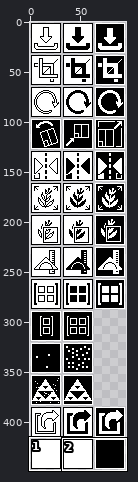
Pixel-art file -- assets/gui/result_buttons.aseprite. Above, an overview of the earlier version with the close-up marked.
Close-up. Before the edit:
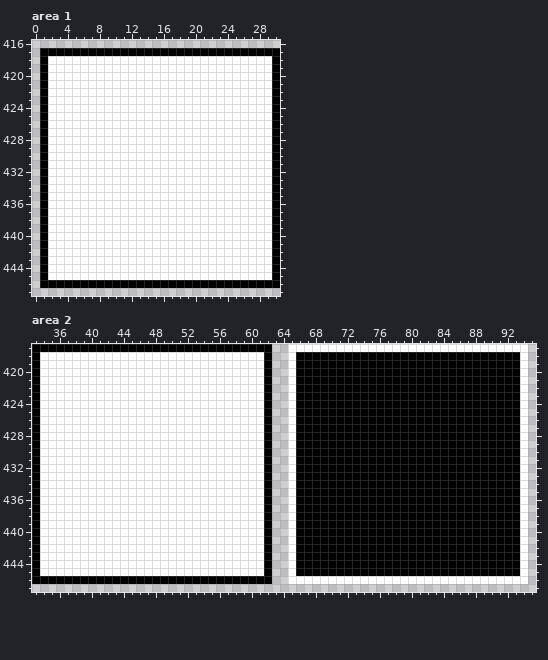
96x448 pixels, 1 frame. Shown: area 1: x 0..30, y 416..447; area 2: x 33..95, y 417..447.
New version:
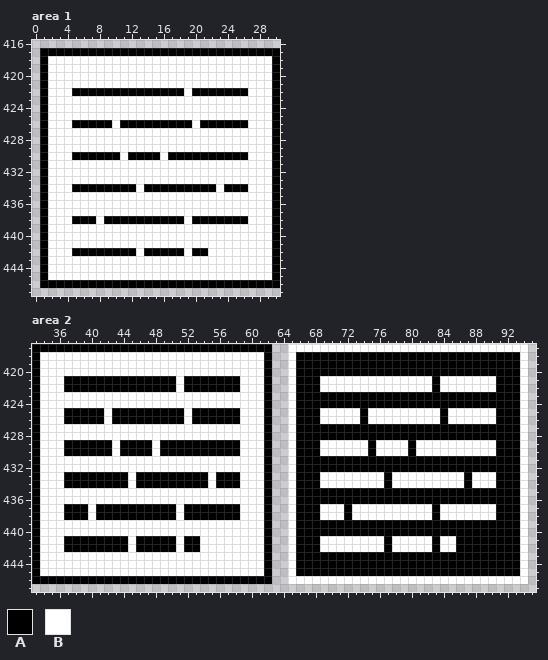
Palette (. is transparent): A #000000  B #ffffff
Difference:
Area 1, layer "pic":
The edit turns colour B into colour A in row 422 at x 5 to 18 and 20 to 26; in row 426 at x 5 to 9, 11 to 19 and 21 to 26; in row 430 at x 5 to 10, 12 to 15 and 17 to 26; in row 434 at x 5 to 12, 14 to 22 and 24 to 26; in row 438 at x 5 to 7, 9 to 18 and 20 to 26; in row 442 at x 5 to 12, 14 to 18 and 20 to 21.
Area 2, layer "pic":
The edit turns colour B into colour A in rows 421 to 422 at x 37 to 50 and 52 to 58; in rows 425 to 426 at x 37 to 41, 43 to 51 and 53 to 58; in rows 429 to 430 at x 37 to 42, 44 to 47 and 49 to 58; in rows 433 to 434 at x 37 to 44, 46 to 54 and 56 to 58; in rows 437 to 438 at x 37 to 39, 41 to 50 and 52 to 58; in rows 441 to 442 at x 37 to 44, 46 to 50 and 52 to 53.
The edit turns colour A into colour B in rows 421 to 422 at x 69 to 82 and 84 to 90; in rows 425 to 426 at x 69 to 73, 75 to 83 and 85 to 90; in rows 429 to 430 at x 69 to 74, 76 to 79 and 81 to 90; in rows 433 to 434 at x 69 to 76, 78 to 86 and 88 to 90; in rows 437 to 438 at x 69 to 71, 73 to 82 and 84 to 90; in rows 441 to 442 at x 69 to 76, 78 to 82 and 84 to 85.
